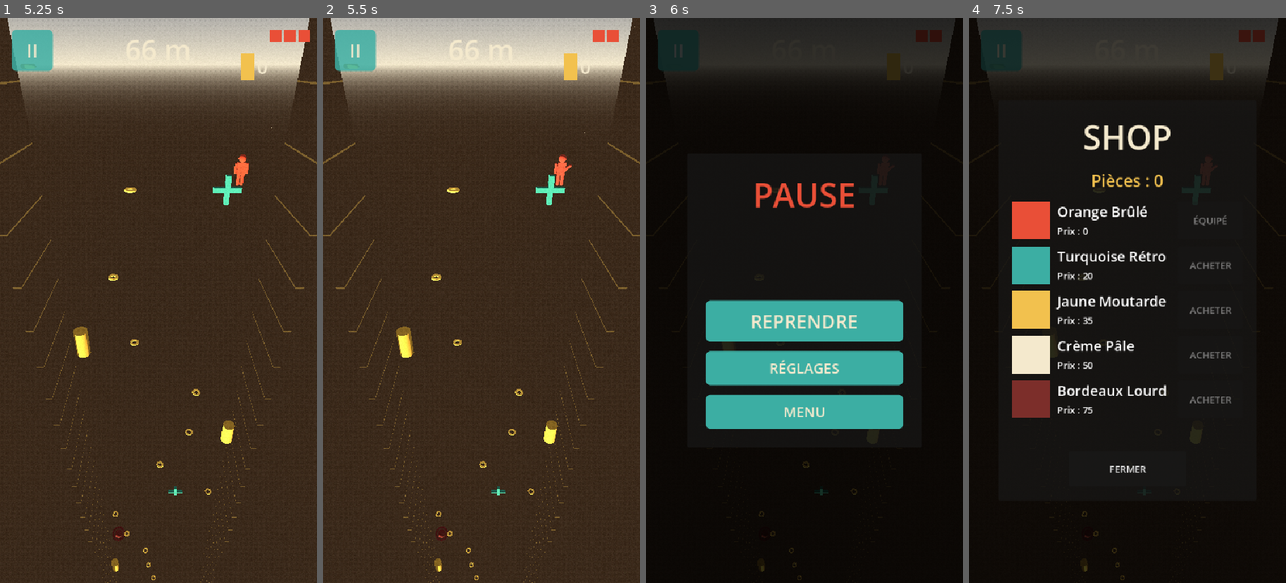
Above: before the commit, frames 1-4 (left to right).
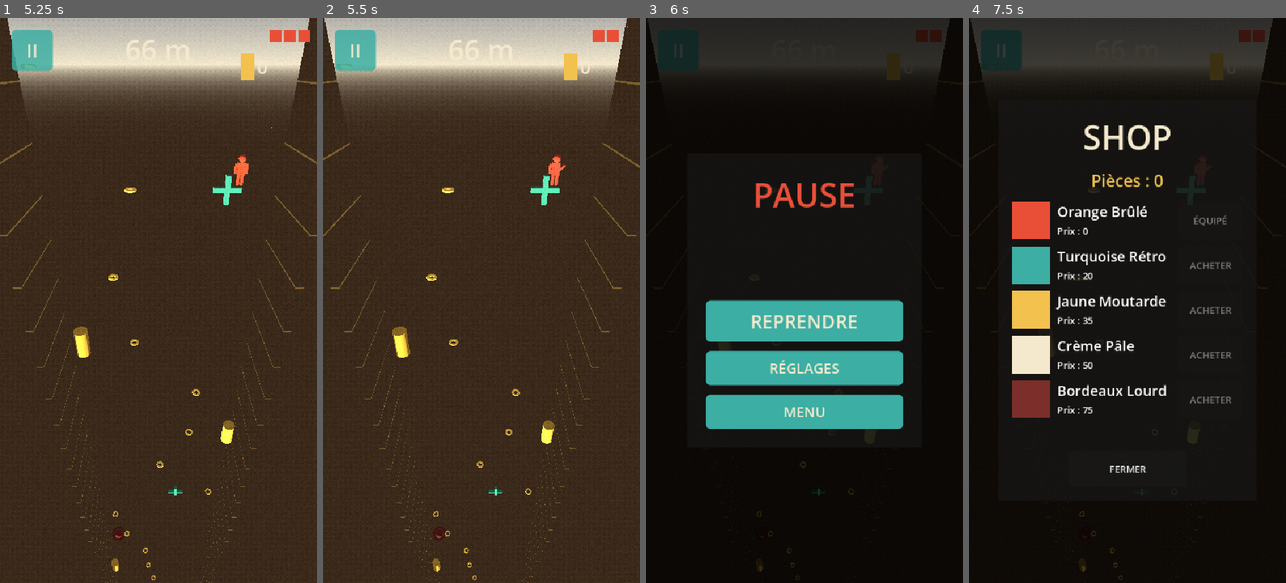
Above: after the commit, the same moments.

Repository: quvntvn/Hyperdive
Game: Godot game, scene res://scenes/ui/main_menu.tscn
Two runs of this game, one before a commit and one after it. Both use one fixed random seed, a clock stepped at 60 frames per second and the inputs below.
Inputs (mouse positions are in pixels of both pictures, inside the frame that each line leads up to):
- Up to frame 1 (5.25 s): click "JOUER" at 0.5 s; tap Enter at 1.25 s; move the mouse to (228, 272) at 1.27 s; hold D (move_right) 1.28-2 s; tap 1 at 1.35 s; click (228, 272) at 1.42 s; drag from (95, 328) to (142, 413) at 2.02 s; move the mouse to (190, 176) at 2.77 s; hold D (move_right) 2.78-3.5 s; tap 3 at 2.85 s; drag from (142, 413) to (63, 215) at 3.52 s; move the mouse to (253, 385) at 4.27 s; hold A (move_left) 4.28-5 s; tap 2 at 4.35 s; drag from (63, 215) to (110, 159) at 5.02 s
- Up to frame 2 (5.5 s): no input
- Up to frame 3 (6 s): click "II" at 5.75 s
- Up to frame 4 (7.5 s): click "REPRENDRE" at 6.5 s; tap Space at 7.25 s; move the mouse to (1143, 300) at 7.27 s; hold S from 7.28 s (still down); tap 1 at 7.35 s; click (1143, 300) at 7.42 s

Frame 1 is identical in both runs. In frame 2, 2.7% of the frame differs, in the area x 0-100%, y 0-100%; in frame 3, 0.3%; in frame 4, 0.4%.

Commit message:
feat(juice): flash blanc + screen shake au choc d'obstacle
Flash : tween albedo_color vers blanc (0.05s) puis retour à la couleur
d'endommagement courante (0.1s), sans interférer avec les tweens de rotation.
Shake : FollowCamera expose shake(amount), décroissance SHAKE_DECAY=8/s,
offset aléatoire XY appliqué dans _process après le suivi Y.

Diff:
--- a/hyperdive/scripts/gameplay/follow_camera.gd
+++ b/hyperdive/scripts/gameplay/follow_camera.gd
@@ -1,17 +1,29 @@
 extends Camera3D
 class_name FollowCamera
+
+const SHAKE_DECAY: float = 8.0
 
 @export var target: Node3D
 @export var offset: Vector3 = Vector3(0.0, 3.0, 0.0)
 @export var target_path: NodePath
 
+var _shake_intensity: float = 0.0
+
 func _ready() -> void:
+	add_to_group("follow_camera")
 	if target == null and not target_path.is_empty():
 		target = get_node_or_null(target_path)
 	if target == null:
 		push_warning("FollowCamera : target non assigné, la caméra restera statique")
 
-func _process(_delta: float) -> void:
+func shake(amount: float) -> void:
+	_shake_intensity = amount
+
+func _process(delta: float) -> void:
 	if target == null:
 		return
 	global_position.y = target.global_position.y + offset.y
+	if _shake_intensity > 0.0:
+		global_position.x += randf_range(-1.0, 1.0) * _shake_intensity
+		global_position.y += randf_range(-1.0, 1.0) * _shake_intensity
+		_shake_intensity = maxf(_shake_intensity - SHAKE_DECAY * delta, 0.0)
--- a/hyperdive/scripts/player/player.gd
+++ b/hyperdive/scripts/player/player.gd
@@ -74,6 +74,8 @@
 		return
 	lives -= 1
 	_update_damage_state(lives)
+	_flash_hit()
+	_shake_camera(0.3)
 	_invincibility_left = INVINCIBILITY_TIME
 	life_lost.emit(lives)
 	Audio.play_hit()
@@ -176,13 +178,30 @@
 	tween.tween_property(head, "rotation_degrees", head_rot, 0.2)
 	_update_body_color(p_lives)
 
+func _get_damage_color(p_lives: int) -> Color:
+	var damage_t: float = 1.0 - float(p_lives) / float(MAX_LIVES)
+	var bruised := Color(0.35, 0.28, 0.38)
+	return _base_skin_color.lerp(bruised, damage_t * 0.5)
+
 func _update_body_color(p_lives: int) -> void:
 	var mat := $Character/Torso.material_override as StandardMaterial3D
 	if mat == null:
 		return
-	var damage_t: float = 1.0 - float(p_lives) / float(MAX_LIVES)
-	var bruised := Color(0.35, 0.28, 0.38)
-	mat.albedo_color = _base_skin_color.lerp(bruised, damage_t * 0.5)
+	mat.albedo_color = _get_damage_color(p_lives)
+
+func _flash_hit() -> void:
+	var mat := $Character/Torso.material_override as StandardMaterial3D
+	if mat == null:
+		return
+	var recover_color := _get_damage_color(lives)
+	var tween := create_tween()
+	tween.tween_property(mat, "albedo_color", Color.WHITE, 0.05)
+	tween.tween_property(mat, "albedo_color", recover_color, 0.10)
+
+func _shake_camera(amount: float) -> void:
+	var cam := get_tree().get_first_node_in_group("follow_camera")
+	if cam and cam.has_method("shake"):
+		cam.shake(amount)
 
 func _physics_process(delta: float) -> void:
 	_invincibility_left = maxf(_invincibility_left - delta, 0.0)
